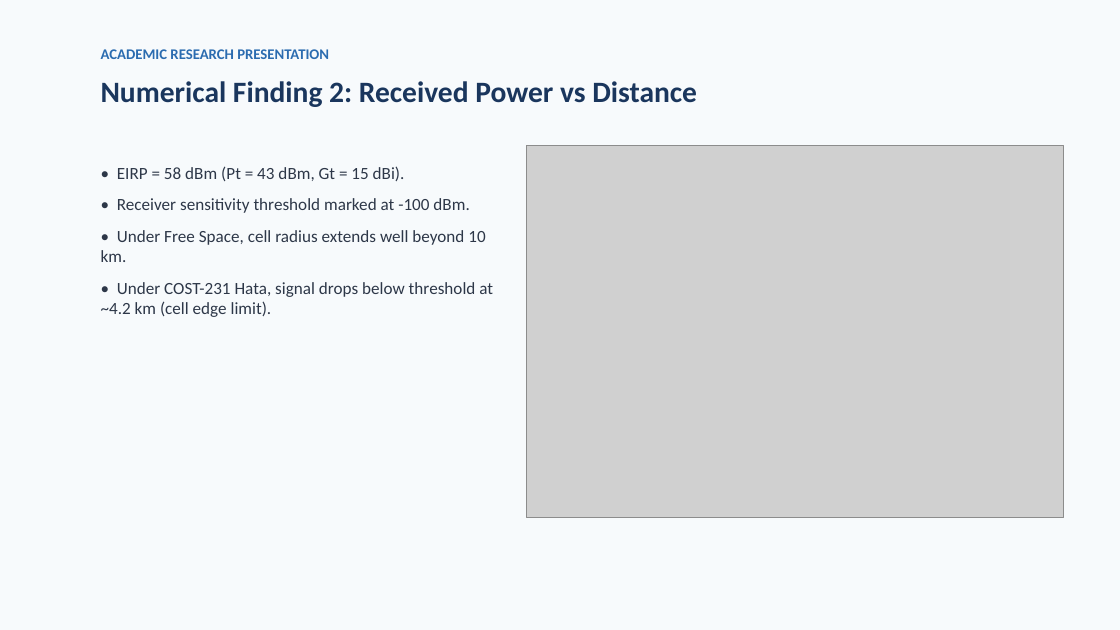
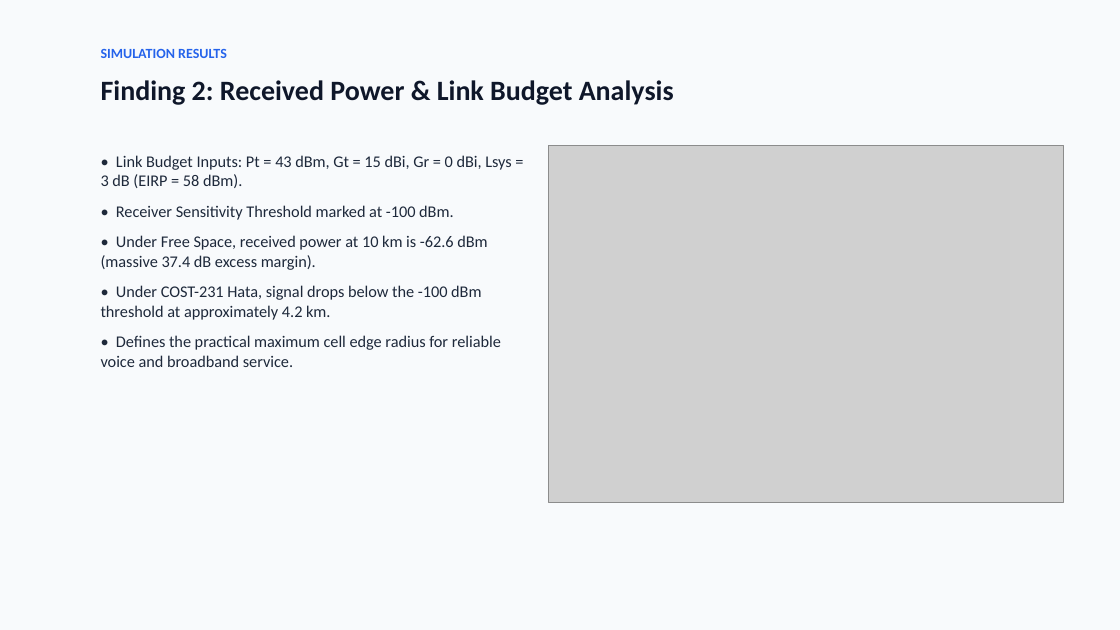
Before and after one commit to Harsh010801/Wireless, a slide deck: slide 11 of outputs/presentation/Wireless_Propagation_Analysis.pptx. Drawn at 1120x630 pixels with LibreOffice and Linux fonts; fonts in the diff are those of the drawing; grey boxes stand for pictures. Boxes give left, top, right and bottom in pixels: in the first picture for what was removed or moved away, otherwise in the second. Text is boxed around its words. In the diff, an @@ line names an element or a change of style, - is before the commit and + after.

Commit message:
Update master presentation with 20 slides, embedded figures, and team credentials

```diff
--- a/outputs/presentation/Wireless_Propagation_Analysis.pptx
+++ b/outputs/presentation/Wireless_Propagation_Analysis.pptx
@@ background #F7FAFC to #F8FAFC @@
@@ text at [101, 49, 227, 58]: text changed; size 9.5 to 9 pt; text colour #2B6CB0 to #2563EB @@
-ACADEMIC RESEARCH PRESENTATION
+SIMULATION RESULTS
@@ text at [101, 80, 674, 105]: text changed; size 19 to 18 pt; text colour #1A365D to #0F172A @@
-Numerical Finding 2: Received Power vs Distance
+Finding 2: Received Power & Link Budget Analysis
@@ picture: place and size @@
-picture at [526, 146, 1064, 517]
+picture at [549, 146, 1064, 502]
@@ text at [101, 155, 511, 367]: text changed; size 11 to 10.5 pt; text colour #2D3748 to #1E293B @@
-• EIRP = 58 dBm (Pt = 43 dBm, Gt = 15 dBi).
-• Receiver sensitivity threshold marked at -100 dBm.
-• Under Free Space, cell radius extends well beyond 10 km.
-• Under COST-231 Hata, signal drops below threshold at ~4.2 km (cell edge limit).
+• Link Budget Inputs: Pt = 43 dBm, Gt = 15 dBi, Gr = 0 dBi, Lsys = 3 dB (EIRP = 58 dBm).
+• Receiver Sensitivity Threshold marked at -100 dBm.
+• Under Free Space, received power at 10 km is -62.6 dBm (massive 37.4 dB excess margin).
+• Under COST-231 Hata, signal drops below the -100 dBm threshold at approximately 4.2 km.
+• Defines the practical maximum cell edge radius for reliable voice and broadband service.
```
Also in this commit, not shown: 13 other slides changed, 6 slides added, 2 slides removed, 3 other files.
